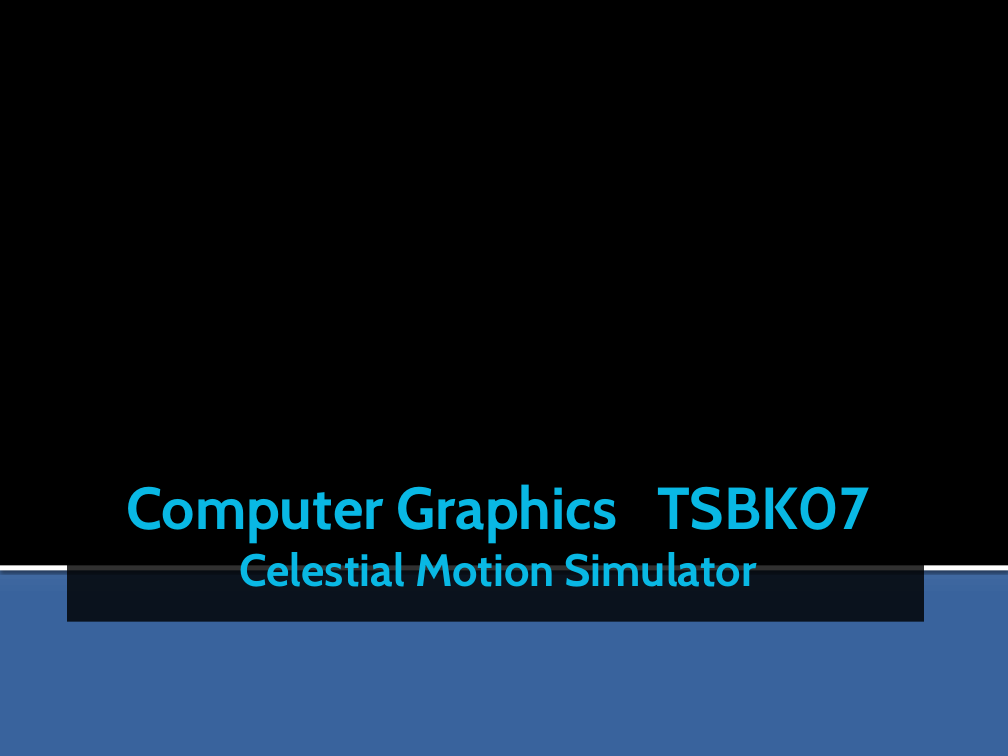
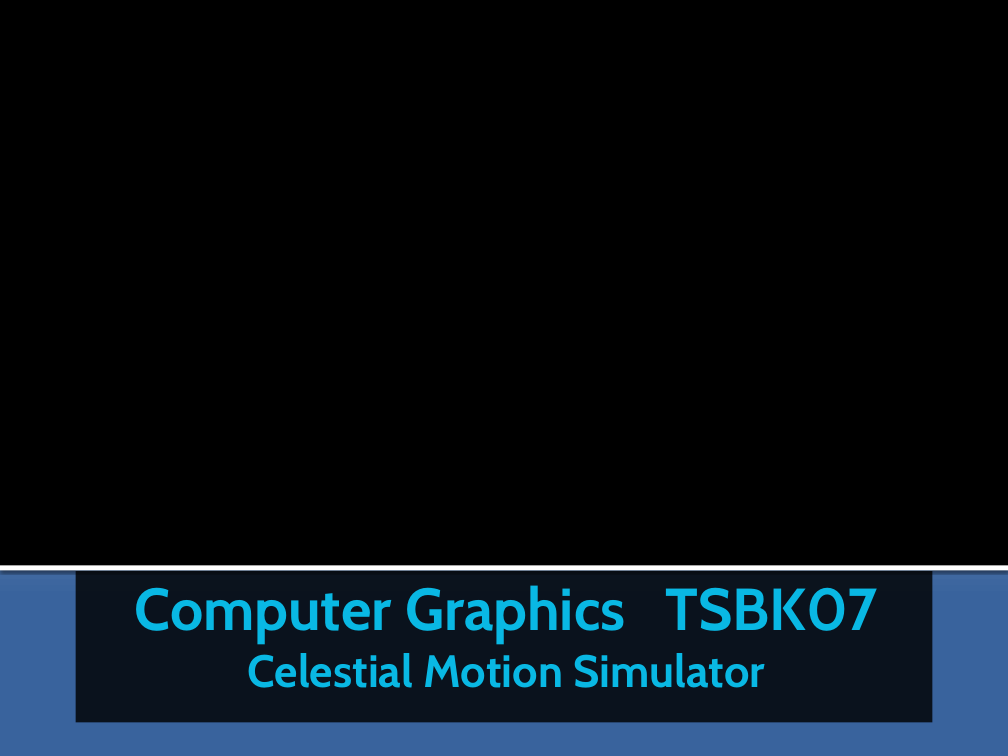
Before and after one commit to AlexanderSjoholm/CMS, a slide deck: slide 1 of Documentation/Presentation TSBK07 CMS.pptx. Drawn at 1008x756 pixels with LibreOffice and Linux fonts; fonts in the diff are those of the drawing; background and template pictures are left out. Boxes give left, top, right and bottom in pixels: in the first picture for what was removed or moved away, otherwise in the second. Text is boxed around its words. In the diff, an @@ line names an element or a change of style, - is before the commit and + after.

```diff
--- a/Documentation/Presentation TSBK07 CMS.pptx
+++ b/Documentation/Presentation TSBK07 CMS.pptx
@@ title "Computer Graphics TSBK07 Celestial Motion ...": place and size @@
-title "Computer Graphics TSBK07 Celestial Motion ..." at (68,471,924,622)
+title "Computer Graphics TSBK07 Celestial Motion ..." at (76,572,932,723)
```
